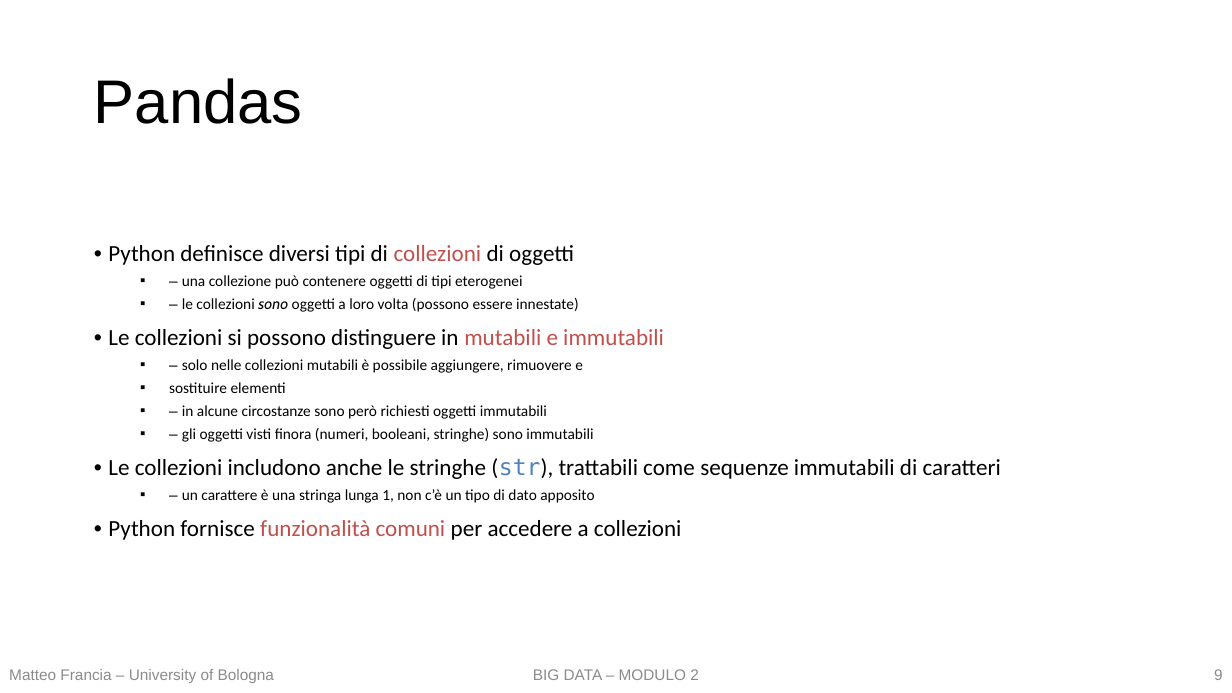
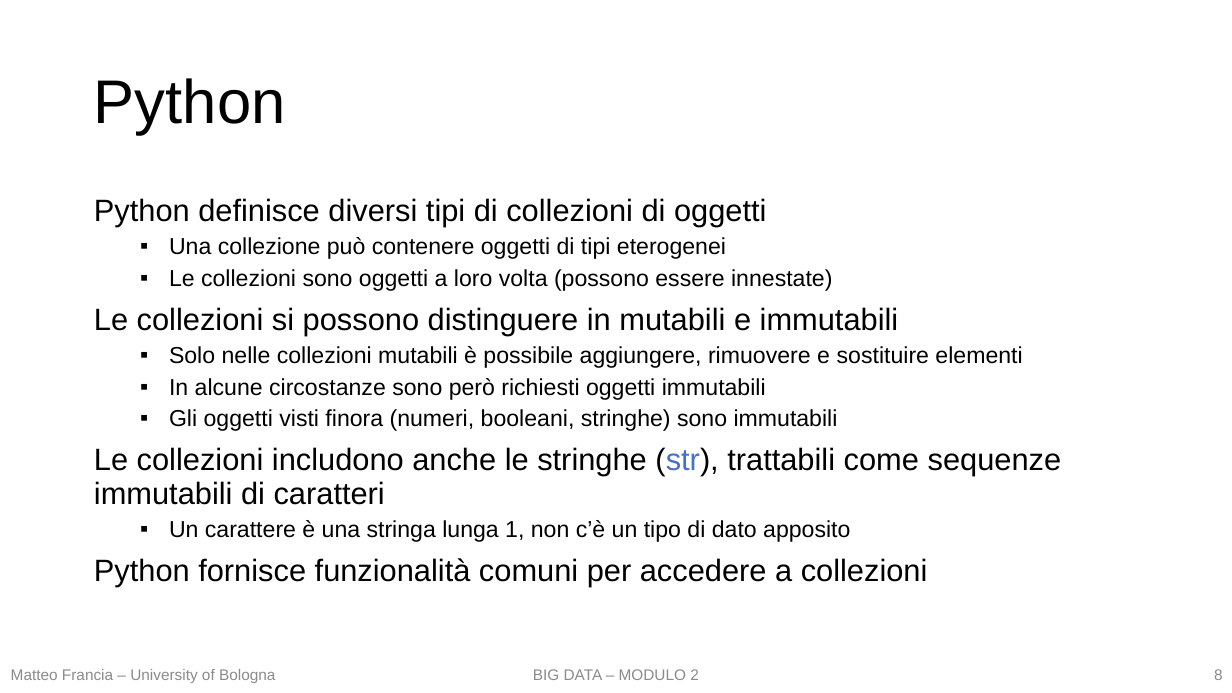
Before and after one commit to w4bo/teaching-handsondatapipelines, a slide deck: slide 8 of 01 - DataPreprocessing/01 - DataPreprocessing.pptx (slide 9 before the commit). Drawn at 1232x693 pixels with LibreOffice and Linux fonts; fonts in the diff are those of the drawing. Boxes give left, top, right and bottom in pixels: in the first picture for what was removed or moved away, otherwise in the second. Text is boxed around its words. In the diff, an @@ line names an element or a change of style, - is before the commit and + after.

```diff
--- a/01 - DataPreprocessing/01 - DataPreprocessing.pptx
+++ b/01 - DataPreprocessing/01 - DataPreprocessing.pptx
@@ title at <box>94,78,286,135</box>: text changed @@
-Pandas
+Python
@@ text at <box>94,198,1062,587</box>: text changed; size 12 to 18 pt; font Calibri to Arial @@
-• Python definisce diversi tipi di collezioni di oggetti
-  ▪ – una collezione può contenere oggetti di tipi eterogenei
-  ▪ – le collezioni sono oggetti a loro volta (possono essere innestate)
-• Le collezioni si possono distinguere in mutabili e immutabili
-  ▪ – solo nelle collezioni mutabili è possibile aggiungere, rimuovere e
-  ▪ sostituire elementi
-  ▪ – in alcune circostanze sono però richiesti oggetti immutabili
-  ▪ – gli oggetti visti finora (numeri, booleani, stringhe) sono immutabili
-• Le collezioni includono anche le stringhe (str), trattabili come sequenze immutabili di caratteri
-  ▪ – un carattere è una stringa lunga 1, non c’è un tipo di dato apposito
-• Python fornisce funzionalità comuni per accedere a collezioni
+Python definisce diversi tipi di collezioni di oggetti
+  ▪ Una collezione può contenere oggetti di tipi eterogenei
+  ▪ Le collezioni sono oggetti a loro volta (possono essere innestate)
+Le collezioni si possono distinguere in mutabili e immutabili
+  ▪ Solo nelle collezioni mutabili è possibile aggiungere, rimuovere e sostituire elementi
+  ▪ In alcune circostanze sono però richiesti oggetti immutabili
+  ▪ Gli oggetti visti finora (numeri, booleani, stringhe) sono immutabili
+Le collezioni includono anche le stringhe (str), trattabili come sequenze immutabili di caratteri
+  ▪ Un carattere è una stringa lunga 1, non c’è un tipo di dato apposito
+Python fornisce funzionalità comuni per accedere a collezioni
@@ text "Matteo Francia – University of ..." at <box>11,669,275,683</box>: alignment left to centre @@
```
Also in this commit, not shown: 24 other slides changed, 2 slides removed, 1 other file.
